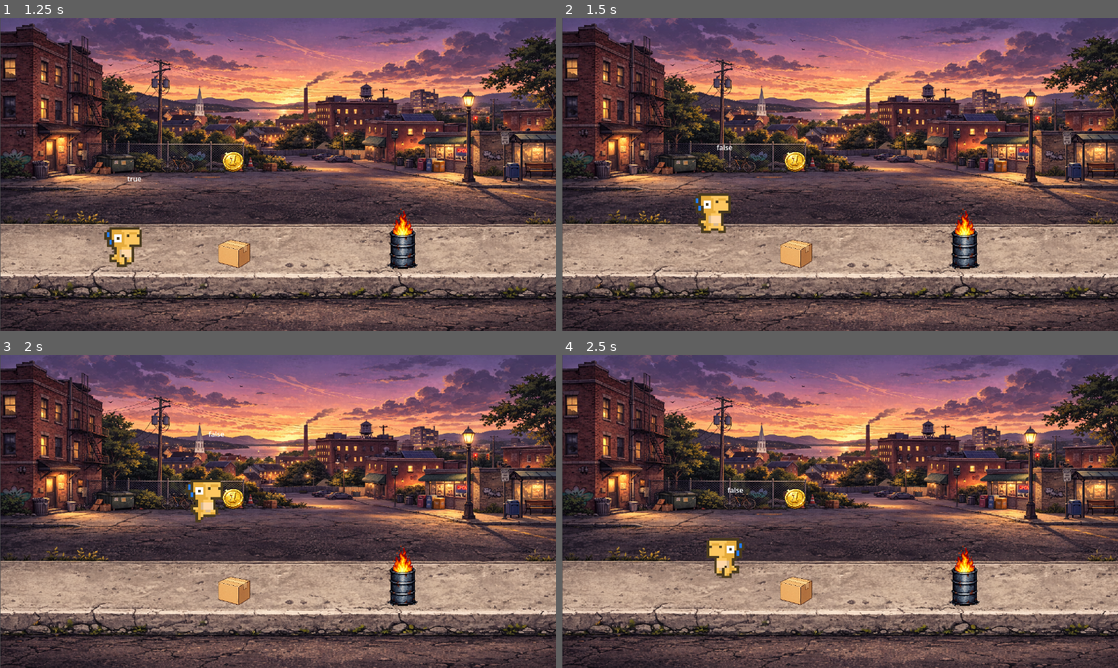
Above: before the commit, frames 1-4 (two rows, left to right).
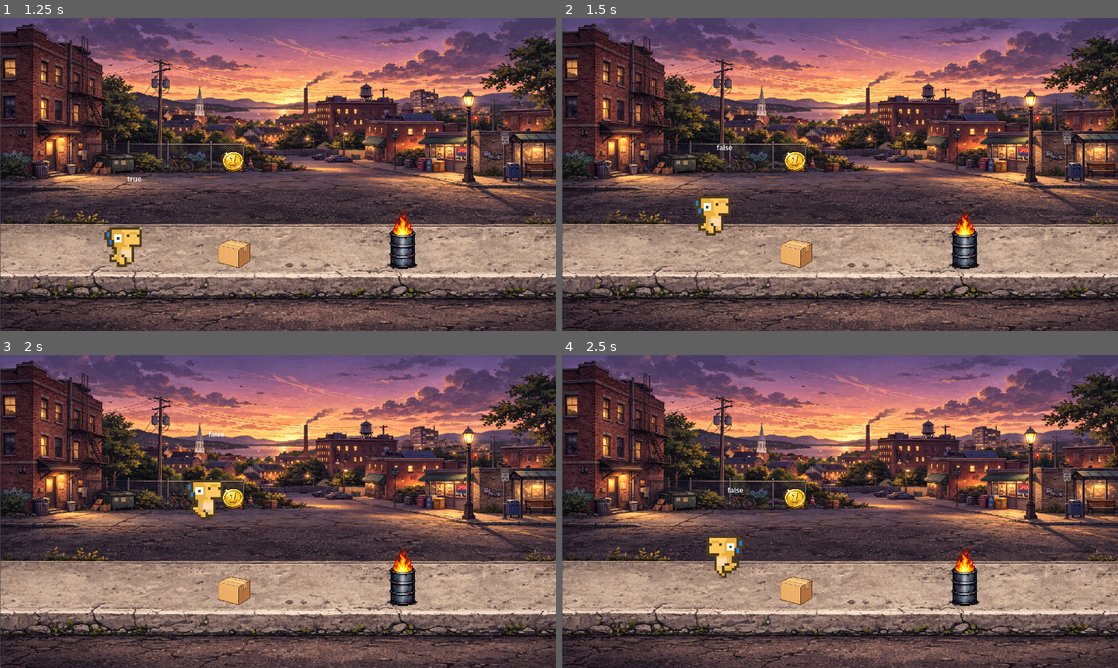
Above: after the commit, the same moments.

Repository: CCV-JamesNye/Game-Programming
Game: Godot game, scene res://Skater_Scroller.tscn
Same seed, same stepped clock (60 frames per second), same inputs: the game is played once before the commit and once after it.
Inputs:
- Up to frame 1 (1.25 s): hold D (move_right) from 0.53 s (still down); hold Space (jump) from 0.53 s (still down)
- Up to frame 2 (1.5 s): keep holding D (move_right); release Space (jump) at 1.28 s; tap Space (jump) at 1.35 s
- Up to frame 3 (2 s): keep holding D (move_right); tap Space (jump) at 1.52, 1.82 s
- Up to frame 4 (2.5 s): release D (move_right) at 2.03 s; hold A (move_left) from 2.03 s (still down); hold Space (jump) from 2.03 s (still down)

Frame 1 is identical in both runs. In frame 2, 0.4% of the frame differs, in the area x 23-31%, y 56-70%; in frame 3, less than 0.1%; in frame 4, 0.4%.

Commit message:
jump animation
I think I added jump animation correctly..

Diff:
--- a/player-controller-prototype/Scripts/skater-character-body.gd
+++ b/player-controller-prototype/Scripts/skater-character-body.gd
@@ -7,6 +7,8 @@
 @export var gravity : float = 980.0
 @export var jump_force : float = -400
 @onready var animated_sprite_2d: AnimatedSprite2D = $AnimatedSprite2D
+var jumping = false
+
 
 #Node enters scene tree
 func _ready() -> void:
@@ -21,24 +23,30 @@
 	if !is_on_floor():
 		velocity.y += gravity * delta
 
-
 		#Store Direction
 	var direction : Vector2 = Vector2.ZERO
 
 	# cis2295 "implementing collisions" has killing player by falling into hole. I can use that. (see also barrelfirehazard script)
 #Apply Movement
-	#Read Input
+
 	if Input.is_action_pressed("move_right"):
 		direction.x += 1
 	if Input.is_action_pressed("move_left"):
 		direction.x -= 1
 
-	if direction != Vector2.ZERO:
+	if jumping:
+		animated_sprite_2d.play("jump")
+		if is_on_floor():
+				jumping = false
+
+	elif direction != Vector2.ZERO:
 		animated_sprite_2d.play("run")
+
 		if direction.x <0:
 			animated_sprite_2d.flip_h = true
 		else:
 			animated_sprite_2d.flip_h = false
+
 	else:
 		animated_sprite_2d.play("idle")
 
@@ -49,3 +57,4 @@
 func _unhandled_input(event: InputEvent) -> void:
 	if event.is_action_pressed("jump") and is_on_floor():
 		velocity.y = jump_force
+		jumping = true
--- a/player-controller-prototype/Skater_Scroller.tscn
+++ b/player-controller-prototype/Skater_Scroller.tscn
@@ -40,23 +40,15 @@
 
 [sub_resource type="AtlasTexture" id="AtlasTexture_fvdt0"]
 atlas = ExtResource("7_fvdt0")
-region = Rect2(408, 0, 24, 24)
+region = Rect2(240, 0, 24, 24)
 
 [sub_resource type="AtlasTexture" id="AtlasTexture_axbyi"]
 atlas = ExtResource("7_fvdt0")
-region = Rect2(432, 0, 24, 24)
+region = Rect2(264, 0, 24, 24)
 
 [sub_resource type="AtlasTexture" id="AtlasTexture_amekx"]
 atlas = ExtResource("7_fvdt0")
-region = Rect2(480, 0, 24, 24)
-
-[sub_resource type="AtlasTexture" id="AtlasTexture_fv3ym"]
-atlas = ExtResource("7_fvdt0")
-region = Rect2(504, 0, 24, 24)
-
-[sub_resource type="AtlasTexture" id="AtlasTexture_voqv2"]
-atlas = ExtResource("7_fvdt0")
-region = Rect2(528, 0, 24, 24)
+region = Rect2(288, 0, 24, 24)
 
 [sub_resource type="AtlasTexture" id="AtlasTexture_bpwxn"]
 atlas = ExtResource("7_fvdt0")
@@ -110,16 +102,10 @@
 }, {
 "duration": 1.0,
 "texture": SubResource("AtlasTexture_amekx")
-}, {
-"duration": 1.0,
-"texture": SubResource("AtlasTexture_fv3ym")
-}, {
-"duration": 1.0,
-"texture": SubResource("AtlasTexture_voqv2")
 }],
 "loop": true,
 "name": &"jump",
-"speed": 7.0
+"speed": 5.0
 }, {
 "frames": [{
 "duration": 1.0,
@@ -222,7 +208,7 @@
 sprite_frames = SubResource("SpriteFrames_axbyi")
 animation = &"jump"
 autoplay = "idle"
-frame_progress = 0.45447084
+frame_progress = 0.72750044
 
 [node name="Area2D" type="Area2D" parent="." unique_id=2040977948]
 position = Vector2(537, 335)
